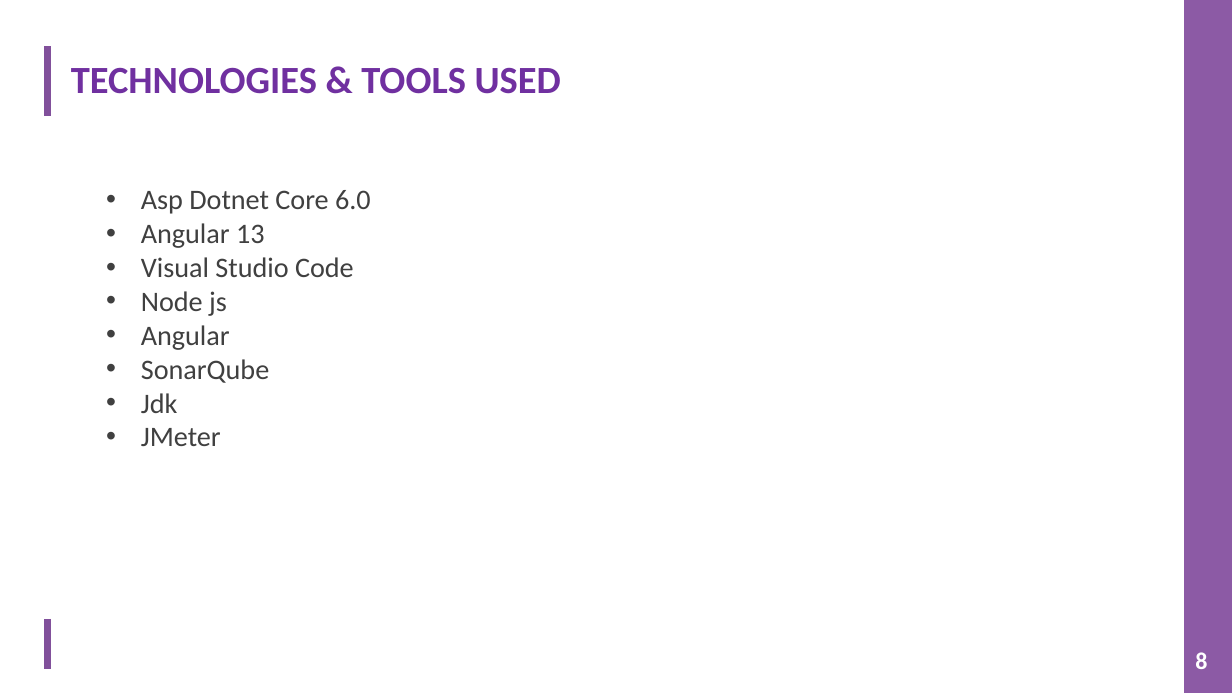
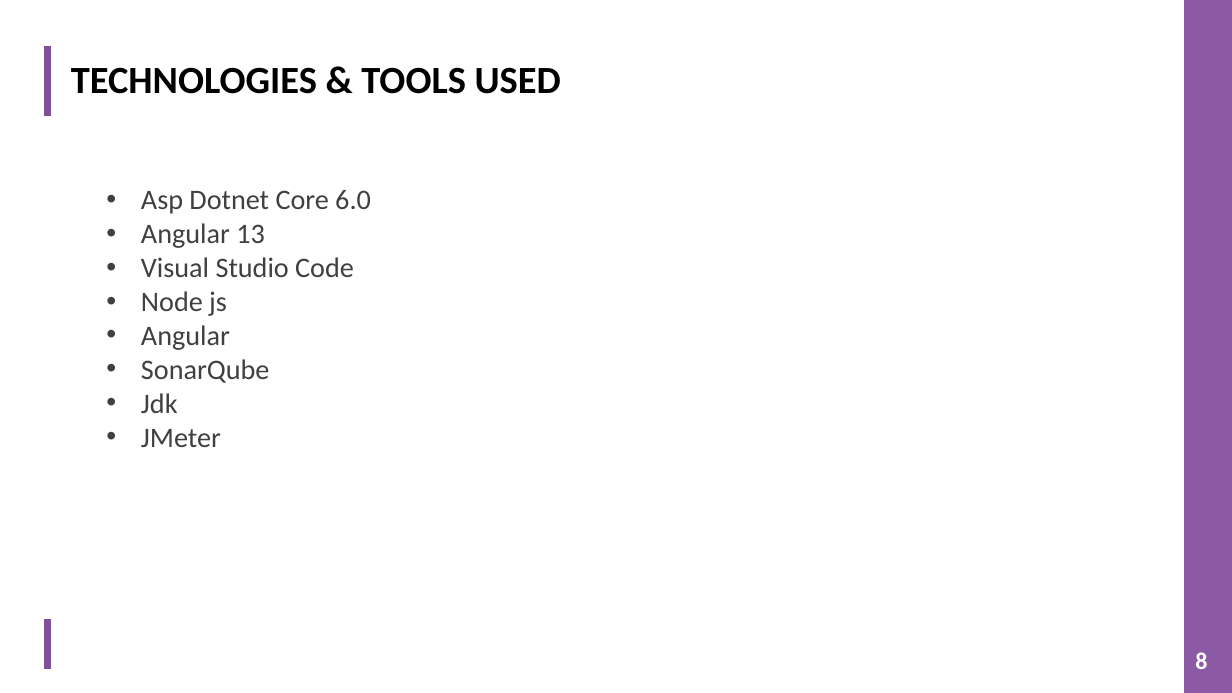
Before and after one commit to TeamAlpha01/Project, a slide deck: slide 8 of Demo PPT/IMS PPT.pptx. Drawn at 1232x693 pixels with LibreOffice and Linux fonts; fonts in the diff are those of the drawing; background and template pictures are left out. Boxes give left, top, right and bottom in pixels: in the first picture for what was removed or moved away, otherwise in the second. Text is boxed around its words. In the diff, an @@ line names an element or a change of style, - is before the commit and + after.

```diff
--- a/Demo PPT/IMS PPT.pptx
+++ b/Demo PPT/IMS PPT.pptx
@@ title "TECHNOLOGIES & TOOLS USED" at <box>71,67,561,94</box>: text colour #7030A0 to #000000 @@
```
Also in this commit, not shown: 8 other slides changed.
